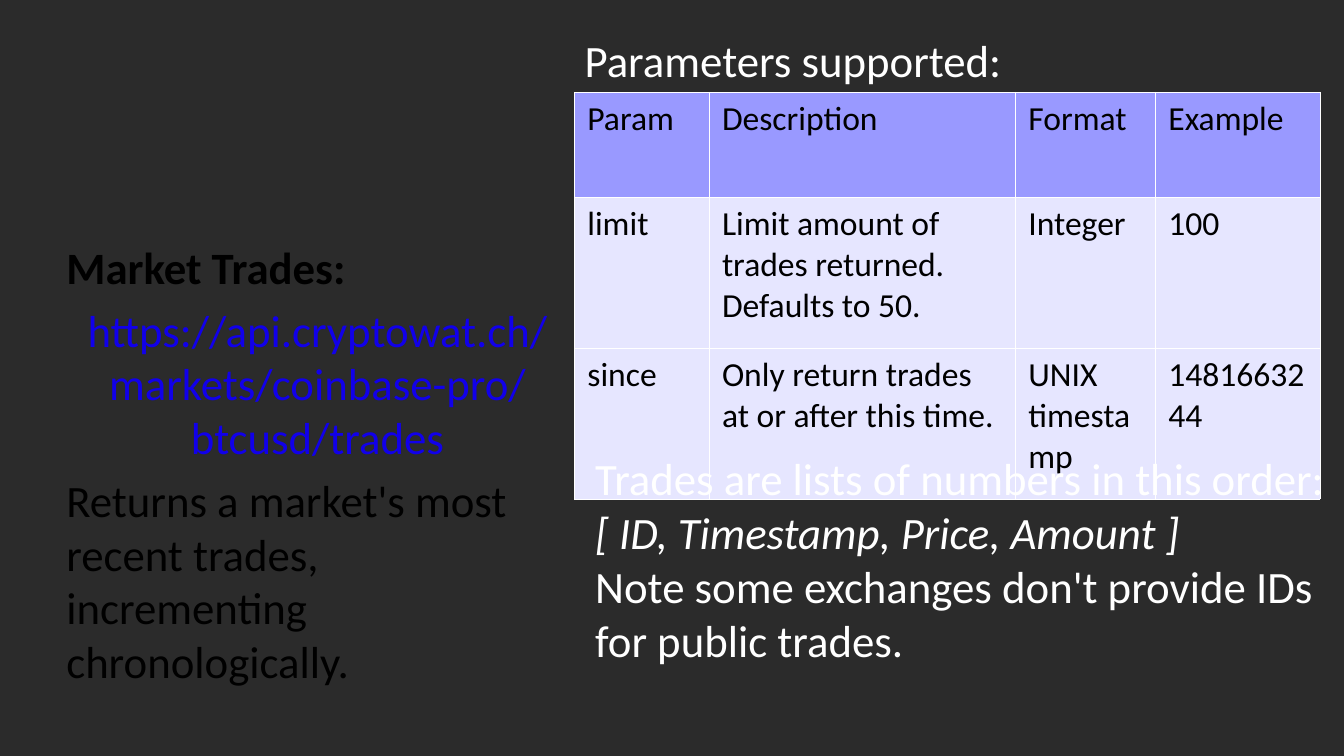
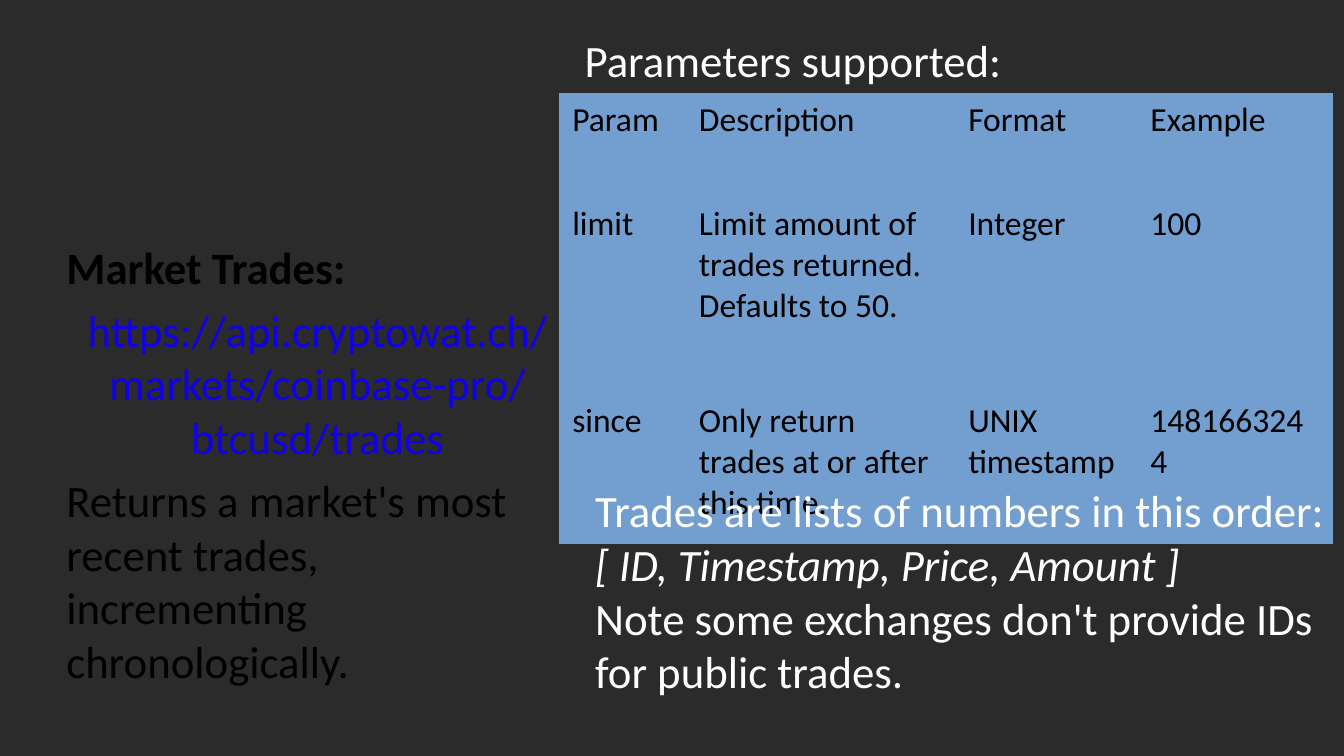
Before and after one commit to GabriM97/CryptoWolf, a slide deck: slide 12 of Student Presentation/Student_Presentation.odp. Drawn at 1344x756 pixels with LibreOffice and Linux fonts; fonts in the diff are those of the drawing; background and template pictures are left out; a plain dark background stands for a picture behind light text. Boxes give left, top, right and bottom in pixels: in the first picture for what was removed or moved away, otherwise in the second. Text is boxed around its words. In the diff, an @@ line names an element or a change of style, - is before the commit and + after.

```diff
--- a/Student Presentation/Student_Presentation.odp
+++ b/Student Presentation/Student_Presentation.odp
@@ table at [559, 93, 1333, 526] @@
@@ fill #9999FF to #729FCF in row 1 @@
@@ fill #E6E6FF to #729FCF in 8 cells @@
@@ borders changed @@
@@ table: place and size @@
-table at [574, 91, 1320, 432]
+table at [559, 93, 1333, 526]
@@ text "Trades are lists of numbers ...": place and size @@
-text "Trades are lists of numbers ..." at [595, 458, 1324, 665]
+text "Trades are lists of numbers ..." at [595, 490, 1324, 696]
```
Also in this commit, not shown: 7 other slides changed, 1 slide added, 2 other files.
